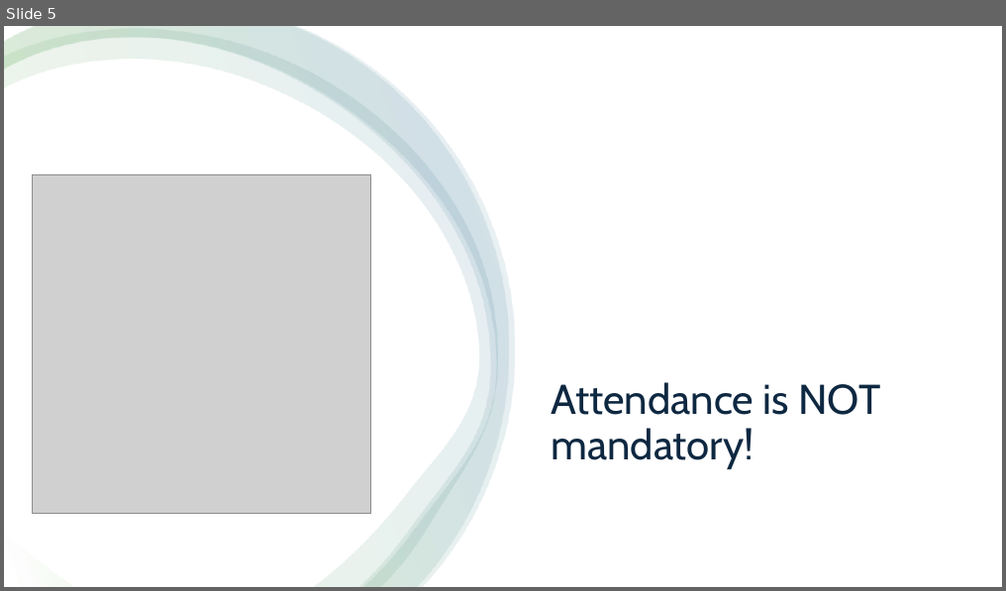
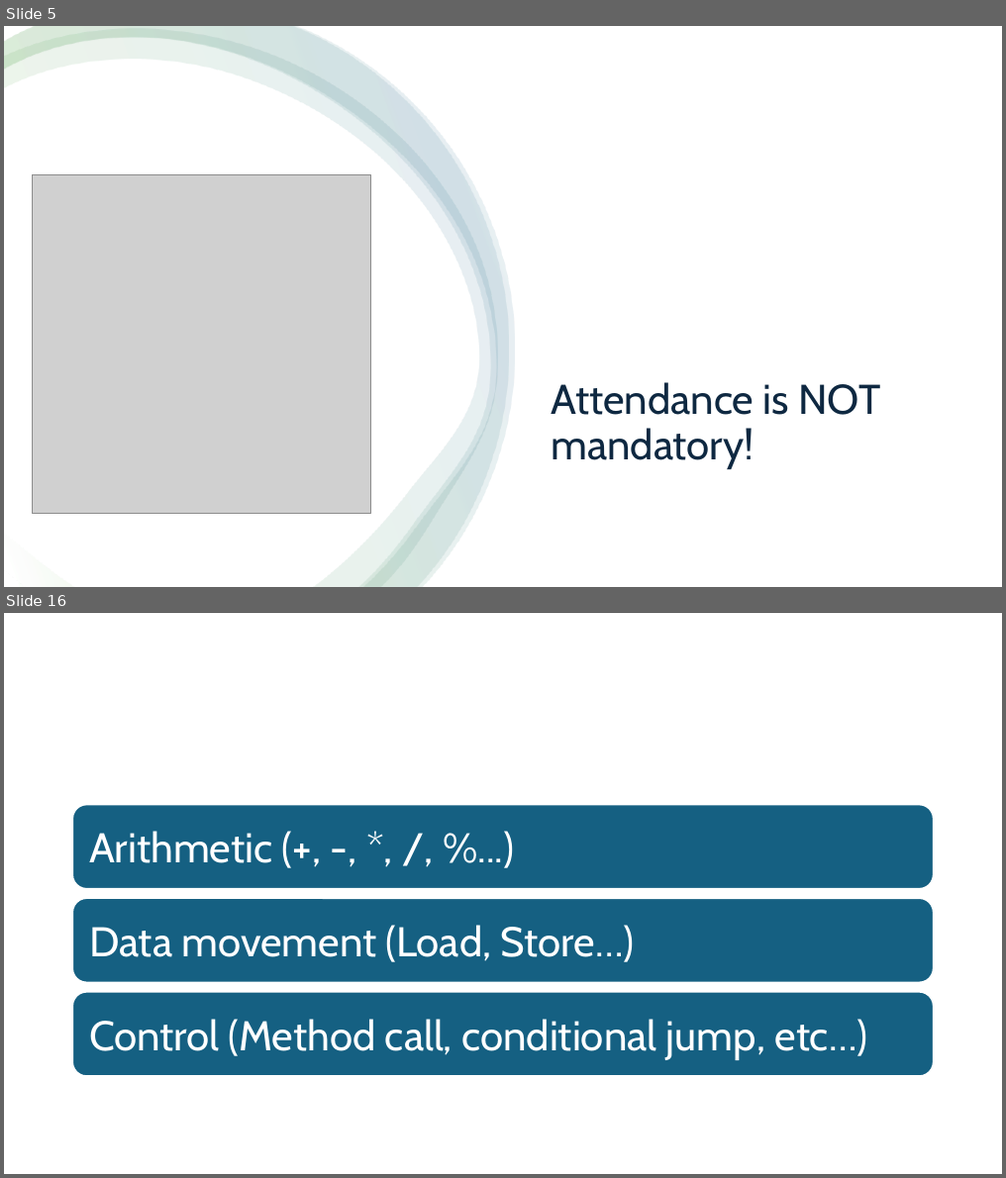
Before and after one commit to RobertNagy299/dsa-i-teaching, a slide deck: MyOwnPresentations/Data Structures and Algorithms I.pptx. Shown one above the other, each under a label of ours: slide 5 before the commit, slides 5 and 16 after it; the slides between them are not shown. The pictures are 1006x591 and 1006x1178 pixels, drawn with LibreOffice and Linux fonts; fonts in the diff are those of the drawing; grey boxes stand for pictures. Boxes give left, top, right and bottom in pixels: in the first picture for what was removed or moved away, otherwise in the second. Text is boxed around its words. In the diff, an @@ line names an element or a change of style, - is before the commit and + after.

```diff
--- a/MyOwnPresentations/Data Structures and Algorithms I.pptx
+++ b/MyOwnPresentations/Data Structures and Algorithms I.pptx
@@ slide 16 added at bbox=[4, 613, 1002, 1174], background #FFFFFF @@
@@ group added at bbox=[73, 805, 934, 1076]: 3 rounded rectangles, 3 texts @@
+Arithmetic (+, -, *, /, %...)
+Data movement (Load, Store…)
+Control (Method call, conditional jump, etc…)
```
Also in this commit, not shown: 1 slide changed, 44 other slides added.
